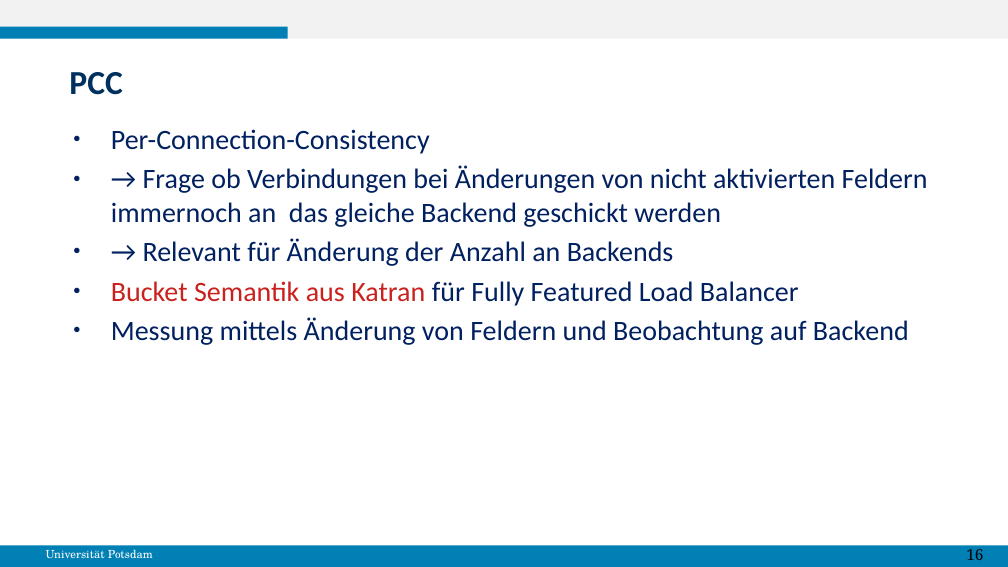
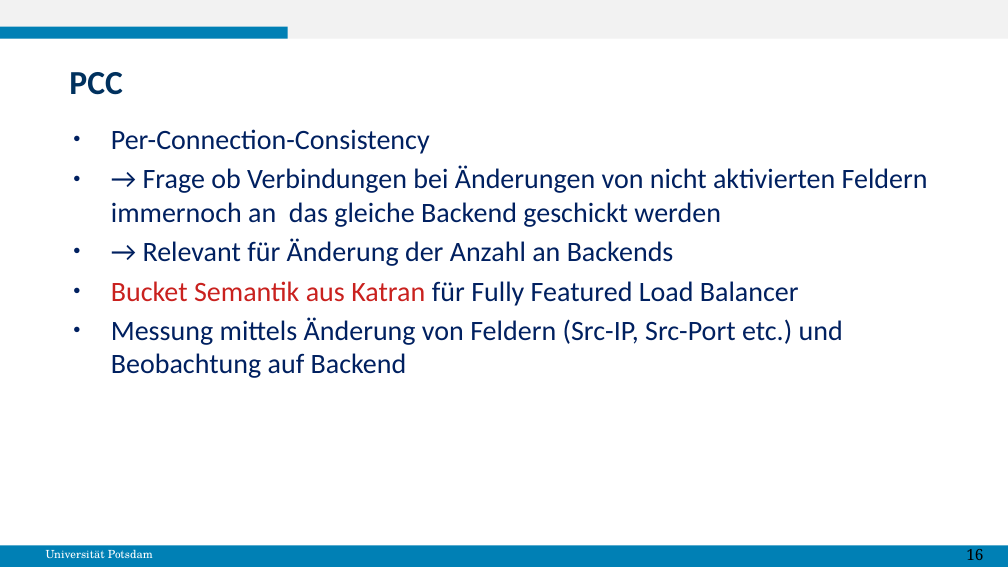
Before and after one commit to gespel/XenoFlow, a slide deck: slide 17 of docs/MasterPraktikumBericht.odp. Drawn at 1008x567 pixels with LibreOffice and Linux fonts; fonts in the diff are those of the drawing. Boxes give left, top, right and bottom in pixels: in the first picture for what was removed or moved away, otherwise in the second. Text is boxed around its words. In the diff, an @@ line names an element or a change of style, - is before the commit and + after.

```diff
--- a/docs/MasterPraktikumBericht.odp
+++ b/docs/MasterPraktikumBericht.odp
@@ text at box(111, 317, 843, 378): text changed @@
-● Messung mittels Änderung von Feldern und Beobachtung auf Backend
+● Messung mittels Änderung von Feldern (Src-IP, Src-Port etc.) und Beobachtung auf Backend
```
Also in this commit, not shown: 6 other slides changed.
